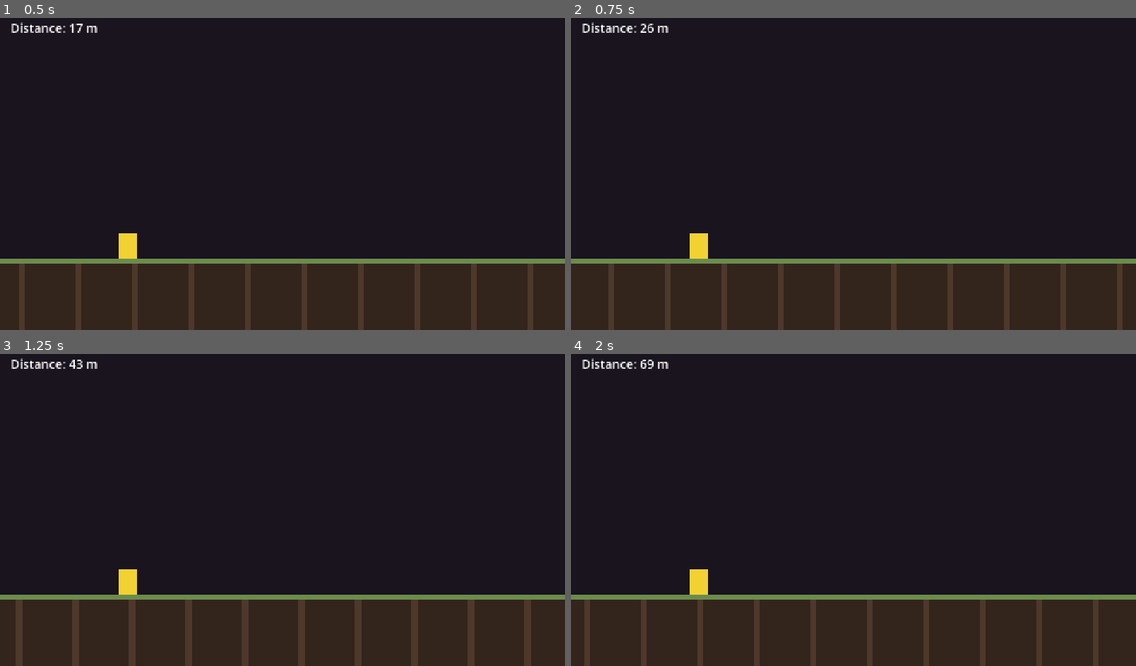
Above: before the commit, frames 1-4 (two rows, left to right).
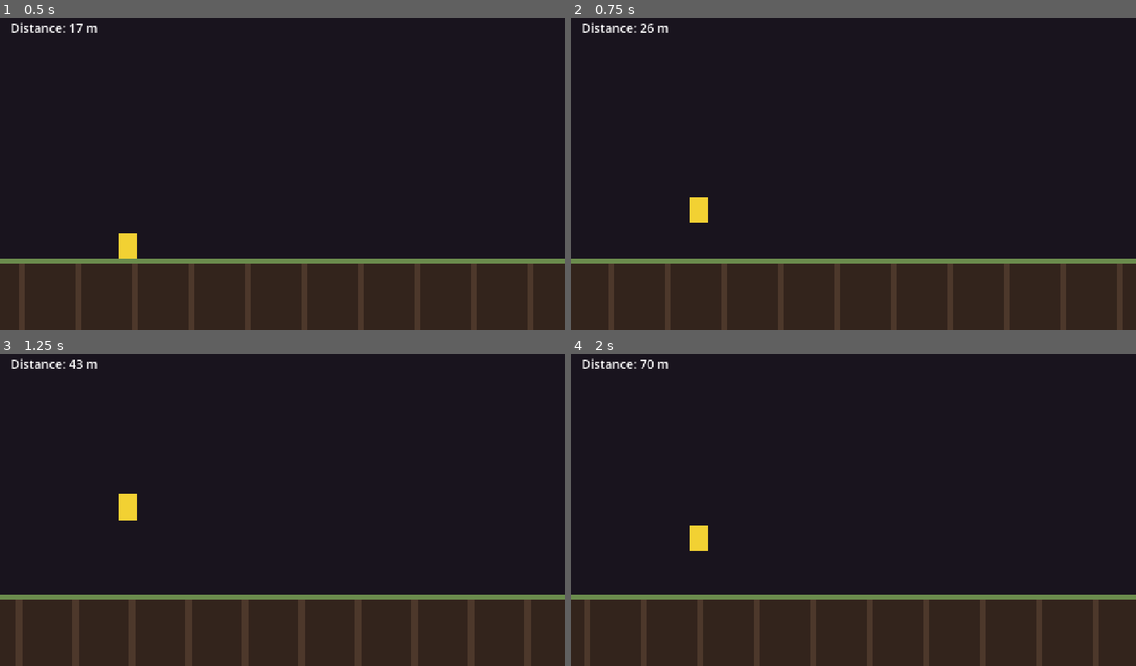
Above: after the commit, the same moments.

Repository: DanielEleojo/tribulation
Game: Godot game, scene res://scenes/game.tscn
Same seed, same stepped clock (60 frames per second), same inputs: the game is played once before the commit and once after it.
Inputs (mouse positions are in pixels of both pictures, inside the frame that each line leads up to):
- Up to frame 1 (0.5 s): no input
- Up to frame 2 (0.75 s): move the mouse to (977, 155) at 0.52 s; tap Space (jump) at 0.6 s; click (977, 155) at 0.67 s
- Up to frame 3 (1.25 s): tap Space (jump) at 0.77, 1.07 s
- Up to frame 4 (2 s): move the mouse to (740, 522) at 1.27 s; tap Space (jump) at 1.35, 1.52, 1.82 s; click (740, 522) at 1.42 s

Frame 1 is identical in both runs. In frame 2, 0.5% of the frame differs, in the area x 21-25%, y 57-78%; in frame 3, 0.5%; in frame 4, 0.6%, in the area x 12-25%, y 1-78%.

Commit message:
Phase 1.2: jump (Space + swipe-up) with grounded check

Diff:
--- a/scenes/game.tscn
+++ b/scenes/game.tscn
@@ -4,6 +4,7 @@
 [ext_resource type="Script" uid="uid://bslpbnesrsbgj" path="res://scripts/ground.gd" id="2_ground"]
 [ext_resource type="Script" uid="uid://b8q4l3ptmwj3a" path="res://scripts/camera_follow.gd" id="3_cam"]
 [ext_resource type="Script" uid="uid://b3nictls1v8kf" path="res://scripts/hud.gd" id="4_hud"]
+[ext_resource type="Script" path="res://scripts/swipe_detector.gd" id="5_swipe"]
 
 [sub_resource type="RectangleShape2D" id="RectangleShape2D_player"]
 size = Vector2(40, 60)
@@ -24,6 +25,9 @@
 grow_horizontal = 2
 grow_vertical = 2
 color = Color(0.1, 0.08, 0.12, 1)
+
+[node name="SwipeInput" type="Node" parent="."]
+script = ExtResource("5_swipe")
 
 [node name="Ground" type="Node2D" parent="." unique_id=360692160]
 script = ExtResource("2_ground")
--- a/scripts/player.gd
+++ b/scripts/player.gd
@@ -1,22 +1,36 @@
 extends CharacterBody2D
 ## Player: auto-runs to the RIGHT at a constant speed, with gravity.
-## Placeholder visual is a ColorRect (see game.tscn). Jump/slide come in later steps.
+## Jump: "jump" action (Space) or swipe-up; only fires while on the floor.
+## Placeholder visual is a ColorRect (see game.tscn).
 
-@export var run_speed: float = 350.0   # constant horizontal speed (px/sec)
-@export var gravity: float = 1400.0    # downward acceleration (px/sec^2)
+@export var run_speed: float = 350.0     # constant horizontal speed (px/sec)
+@export var gravity: float = 1400.0      # downward acceleration (px/sec^2)
+@export var jump_velocity: float = -700.0  # upward velocity applied on jump (px/sec)
 
 var start_x: float = 0.0
 
 func _ready() -> void:
 	add_to_group("player")
 	start_x = global_position.x
+	# Wire touch swipe-up to the same jump.
+	var swipe := get_tree().get_first_node_in_group("swipe_input")
+	if swipe != null:
+		swipe.swiped_up.connect(try_jump)
 
 func _physics_process(delta: float) -> void:
 	# Always run right at a constant speed.
 	velocity.x = run_speed
 	# Apply gravity every frame; landing on the floor cancels downward velocity.
 	velocity.y += gravity * delta
+	# Keyboard jump.
+	if Input.is_action_just_pressed("jump"):
+		try_jump()
 	move_and_slide()
+
+## Apply an upward impulse, but only when grounded (no mid-air jumps).
+func try_jump() -> void:
+	if is_on_floor():
+		velocity.y = jump_velocity
 
 ## Distance readout: world X since spawn, mapped to an integer "meters" value.
 func get_distance() -> int:
--- /dev/null
+++ b/scripts/swipe_detector.gd
@@ -0,0 +1,34 @@
+extends Node
+## Translates touch gestures into high-level signals the game can react to.
+## Records the touch start position; on release decides:
+##   swipe up   (moved up past threshold)   -> swiped_up   (jump)
+##   swipe down (moved down past threshold) -> swiped_down (slide)
+##   negligible movement                    -> tapped      (restart)
+## Keyboard remains the primary path for desktop testing; this is for touch.
+
+signal swiped_up
+signal swiped_down
+signal tapped
+
+@export var swipe_threshold: float = 80.0   # min vertical travel (px) to count as a swipe
+
+var _touch_start: Vector2 = Vector2.ZERO
+var _touching: bool = false
+
+func _ready() -> void:
+	add_to_group("swipe_input")
+
+func _unhandled_input(event: InputEvent) -> void:
+	if event is InputEventScreenTouch:
+		if event.pressed:
+			_touch_start = event.position
+			_touching = true
+		elif _touching:
+			_touching = false
+			var dy: float = event.position.y - _touch_start.y
+			if dy < -swipe_threshold:
+				swiped_up.emit()
+			elif dy > swipe_threshold:
+				swiped_down.emit()
+			else:
+				tapped.emit()
Not shown, changed: devlog.txt
